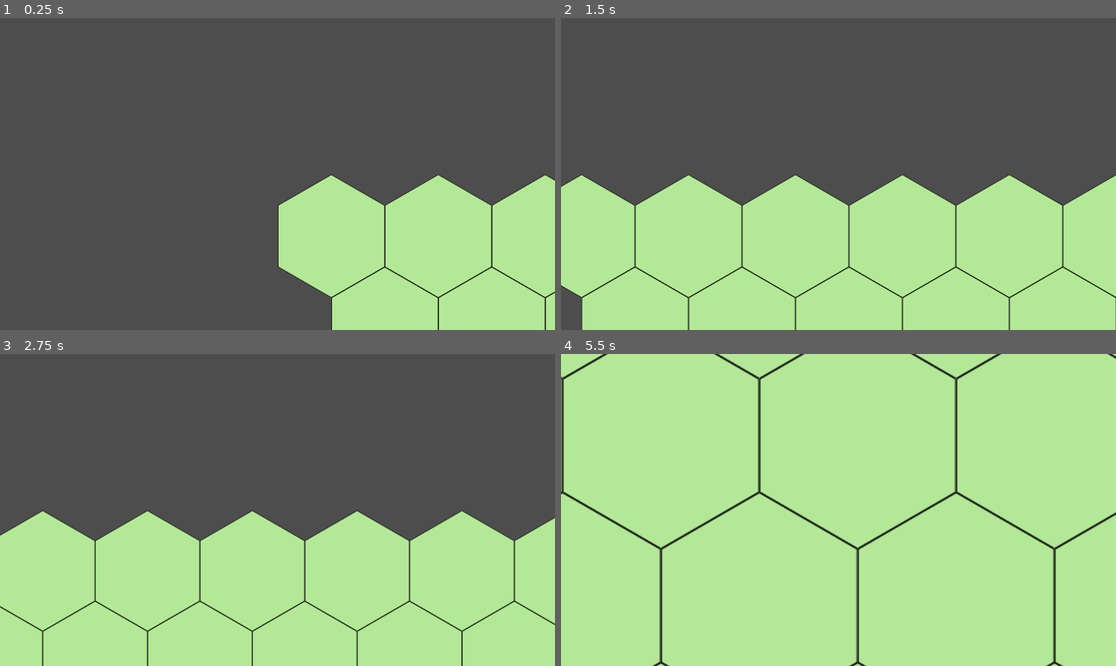
Above: before the commit, frames 1-4 (two rows, left to right).
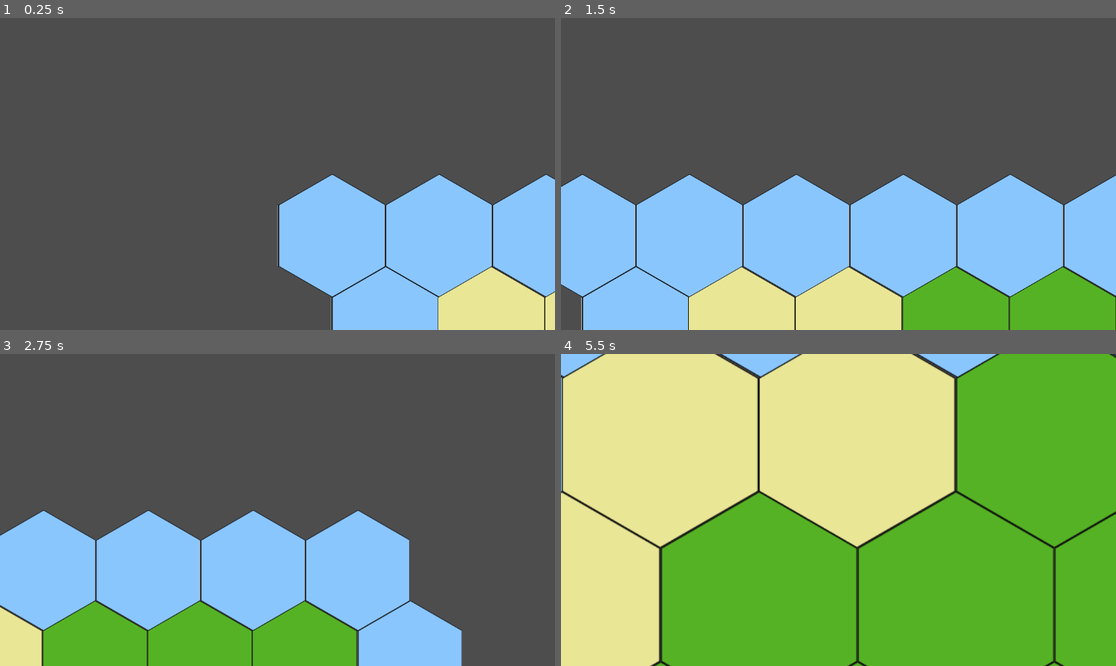
Above: after the commit, the same moments.

Repository: MSAkel/Hexbound
Game: Godot game, scene res://scenes/test/test_scene_camera.tscn
Two runs of this game, one before a commit and one after it. Both use one fixed random seed, a clock stepped at 60 frames per second and the inputs below. This scene is started directly instead of the project's main scene.
Inputs (mouse positions are in pixels of both pictures, inside the frame that each line leads up to):
- Up to frame 1 (0.25 s): no input
- Up to frame 2 (1.5 s): tap Enter at 0.5 s; move the mouse to (960, 158) at 0.52 s; press the mouse at (960, 158) at 0.53 s; hold D (map_right) 0.53-1.25 s; release the mouse at (960, 158) at 1.25 s; drag from (727, 189) to (810, 236) at 1.27 s
- Up to frame 3 (2.75 s): tap Space at 2 s; move the mouse to (333, 441) at 2.02 s; hold D (map_right) from 2.03 s (still down); tap Mouse wheel down (mouse_zoom_out) at 2.1 s
- Up to frame 4 (5.5 s): release D (map_right) at 2.75 s; drag from (810, 572) to (672, 463) at 2.77 s; tap Enter at 3.5 s; move the mouse to (1005, 556) at 3.52 s; hold A (map_left) 3.53-4.25 s; hold = (zoom_in) 3.53-4.25 s; drag from (672, 463) to (755, 432) at 4.27 s; tap Space at 5 s; move the mouse to (866, 510) at 5.02 s; press the mouse at (866, 510) at 5.03 s; hold S (map_down) from 5.03 s (still down)

The runs differ from the first frame. In frame 1, 21% of the frame differs, in the area x 49-100%, y 49-100%; in frame 2, 45%; in frame 3, 45%; in frame 4, 99%, in the area x 0-100%, y 0-100%.

Commit message:
Procedural terrian generation through noise

Diff:
--- a/hex_tile_map.gd
+++ b/hex_tile_map.gd
@@ -5,18 +5,112 @@
 @onready var hex_border_layer: TileMapLayer = $HexBorderLayer
 @onready var selection_overlay_layer: TileMapLayer = $SelectionOverlayLayer
 
+@export var width := 7
+@export var height := 7
 
-@export var width := 25
-@export var height := 25
+var hex: Hex
+
+var map_data: Dictionary = {}  # Dictionary<Vector2i, Hex>
+var terrain_textures: Dictionary = {
+	hex.TerrainType.FIELDS: Vector2i(0,0),
+	hex.TerrainType.FOREST: Vector2i(1,0),
+	hex.TerrainType.MOUNTAIN: Vector2i(2,0),
+	hex.TerrainType.SNOW: Vector2i(3,0),
+	hex.TerrainType.WATER: Vector2i(4,0),
+	hex.TerrainType.SWAMP: Vector2i(5,0),
+	hex.TerrainType.CURSED: Vector2i(6,0),
+}
 
 func _ready() -> void:
 	generate_terrain()
 
 
 func generate_terrain() -> void:
+	# Initialize noise maps for terrain features
+	var noise_map := []
+	var forest_map := []
+	var desert_map := []
+	var mountain_map := []
+
+	# Prepare 2D arrays (width x height) initialized to 0.0
+	for x in width:
+		noise_map.append([])
+		forest_map.append([])
+		desert_map.append([])
+		mountain_map.append([])
+		for y in height:
+			noise_map[x].append(0.0)
+			forest_map[x].append(0.0)
+			desert_map[x].append(0.0)
+			mountain_map[x].append(0.0)
+
+	# Generate a random seed
+	var rand_seed := randi() % 100000
+
+	var base_noise := FastNoiseLite.new()
+	base_noise.seed = rand_seed
+	base_noise.frequency = 0.008
+	base_noise.fractal_type = FastNoiseLite.FRACTAL_FBM
+	base_noise.fractal_octaves = 4
+	base_noise.fractal_lacunarity = 2.25
+
+	var noise_max := 0.0
+
+	#var mountain_noise := FastNoiseLite.new()
+
+	# Generate noise values
 	for x in width:
 		for y in height:
-			base_layer.set_cell(Vector2i(x, y), 0, Vector2i(1,1))
+			# Moving water to edge of map, disabled for now and using the more straightforward approach
+			# Calculate distance to center
+			#var center := Vector2(width / 2, height / 2)
+			#var distance := Vector2(x, y).distance_to(center)
+			#var max_distance := center.length()  # max possible distance in the map
+#
+			## Create falloff value: closer to edge = closer to 1
+			#var edge_falloff: float = clamp(distance / max_distance, 0.0, 1.0)
+#
+			## Sharpen the falloff with a curve
+			#edge_falloff = pow(edge_falloff, 3)  # stronger near edges
+#
+			## Apply falloff to terrain noise (push edge values down toward water)
+			#noise_map[x][y] *= (1.0 - edge_falloff)
+
+
+			# Base terrain
+			noise_map[x][y] = abs(base_noise.get_noise_2d(x, y))
+			noise_max = max(noise_max, noise_map[x][y])
+
+	#var terrain_ranges := [
+		#{ "min": 0.0, "max": noise_max / 10.0 * 7.5, "type": hex.TerrainType.FIELDS },
+		##{ "min": noise_max / 10.0 * 4.0, "max": noise_max / 10.0 * 4.5, "type": hex.TerrainType.FIELDS },
+		#{ "min": noise_max / 10.0 * 1.5, "max": noise_max + 0.05, "type": hex.TerrainType.FOREST }
+	#]
+	var terrain_ranges := [
+		#{ "min": 0.0, "max": noise_max / 10.0 * 0.2, "type": hex.TerrainType.WATER },
+		{ "min": 0, "max": noise_max / 10.0 * 4.5, "type": hex.TerrainType.FIELDS },
+		{ "min": noise_max / 10.0 * 2.0, "max": noise_max / 10.0 * 3, "type": hex.TerrainType.MOUNTAIN },
+		{ "min": noise_max / 10.0 * 1.5, "max": noise_max + 0.05, "type": hex.TerrainType.FOREST }
+	]
+
+	for x in width:
+		for y in height:
+			var _hex := Hex.new(Vector2i(x, y))
+			var noise_value: float = noise_map[x][y]
+
+			for r in terrain_ranges:
+				if noise_value >= r.min and noise_value < r.max:
+					_hex._terrain_type = r.type
+					break
+
+			map_data[Vector2i(x,y)] = _hex
+
+			# Outer Water tiles generation
+			var border_thickness := 1
+			if x < border_thickness or x >= width - border_thickness or y < border_thickness or y >= height - border_thickness:
+				_hex._terrain_type = hex.TerrainType.WATER
+
+			base_layer.set_cell(Vector2i(x, y), 0, terrain_textures[_hex._terrain_type])
 
 # Used for setting camera boundaries
 func map_to_local(coords: Vector2i) -> Vector2i:
--- a/scenes/hex_tile_map.tscn
+++ b/scenes/hex_tile_map.tscn
@@ -1,20 +1,29 @@
-[gd_scene load_steps=7 format=3 uid="uid://cpvr3k1luft0f"]
+[gd_scene load_steps=8 format=3 uid="uid://cpvr3k1luft0f"]
 
 [ext_resource type="Script" uid="uid://dqndk5mqrifwb" path="res://hex_tile_map.gd" id="1_d5c3r"]
 [ext_resource type="Texture2D" uid="uid://xyr8ssa54dw4" path="res://assets/tilesets/base_hex_tiles.png" id="2_c0fpv"]
 
-[sub_resource type="TileSetAtlasSource" id="TileSetAtlasSource_iobf8"]
+[sub_resource type="TileSetAtlasSource" id="TileSetAtlasSource_d5c3r"]
 texture = ExtResource("2_c0fpv")
 texture_region_size = Vector2i(222, 256)
 0:0/0 = 0
 1:0/0 = 0
-0:1/0 = 0
-1:1/0 = 0
+2:0/0 = 0
+3:0/0 = 0
+4:0/0 = 0
+5:0/0 = 0
+6:0/0 = 0
 
 [sub_resource type="TileSet" id="TileSet_ekk8a"]
 tile_shape = 3
 tile_size = Vector2i(222, 256)
-sources/0 = SubResource("TileSetAtlasSource_iobf8")
+sources/0 = SubResource("TileSetAtlasSource_d5c3r")
+
+[sub_resource type="GDScript" id="GDScript_d5c3r"]
+script/source = "extends Node
+
+enum TerrainType { PLAINS, WATER, DESERT, MOUNTAIN, ICE, SHALLOW_WATER, FOREST, BEACH }
+"
 
 [sub_resource type="TileSet" id="TileSet_8rbqn"]
 tile_shape = 3
@@ -26,11 +35,10 @@
 
 [node name="HexTileMap" type="Node2D"]
 script = ExtResource("1_d5c3r")
-width = 15
-height = 15
 
 [node name="BaseLayer" type="TileMapLayer" parent="." groups=["hex_map_group"]]
 tile_set = SubResource("TileSet_ekk8a")
+script = SubResource("GDScript_d5c3r")
 
 [node name="HexBorderLayer" type="TileMapLayer" parent="."]
 tile_set = SubResource("TileSet_8rbqn")
--- a/scenes/test/test_scene_camera.tscn
+++ b/scenes/test/test_scene_camera.tscn
@@ -6,5 +6,7 @@
 [node name="TestSceneCamera" type="Node2D"]
 
 [node name="HexTileMap" parent="." groups=["hex_map_group"] instance=ExtResource("1_5bcyv")]
+width = 7
+height = 7
 
 [node name="Camera" parent="." instance=ExtResource("2_nhudf")]
--- /dev/null
+++ b/scripts/hex.gd
@@ -0,0 +1,14 @@
+class_name Hex
+extends Node
+
+enum TerrainType { FIELDS, FOREST, MOUNTAIN, SNOW, WATER, SWAMP, CURSED }
+
+var _terrain_type: TerrainType
+var _coordinates: Vector2i = Vector2i(0, 0)
+
+var coordinates: Vector2i:
+	get:
+		return _coordinates
+
+func _init(coords: Vector2i) -> void:
+	_coordinates = coords
--- /dev/null
+++ b/scripts/terrian_type.gd
@@ -0,0 +1 @@
+enum TerrainType { FIELDS, FOREST, MOUNTAIN, SNOW, WATER, SWAMP, CURSED }
Binary file changed: assets/tilesets/base_hex_tiles.png
Not shown, added: scripts/hex.gd.uid
Not shown, added: scripts/terrian_type.gd.uid
